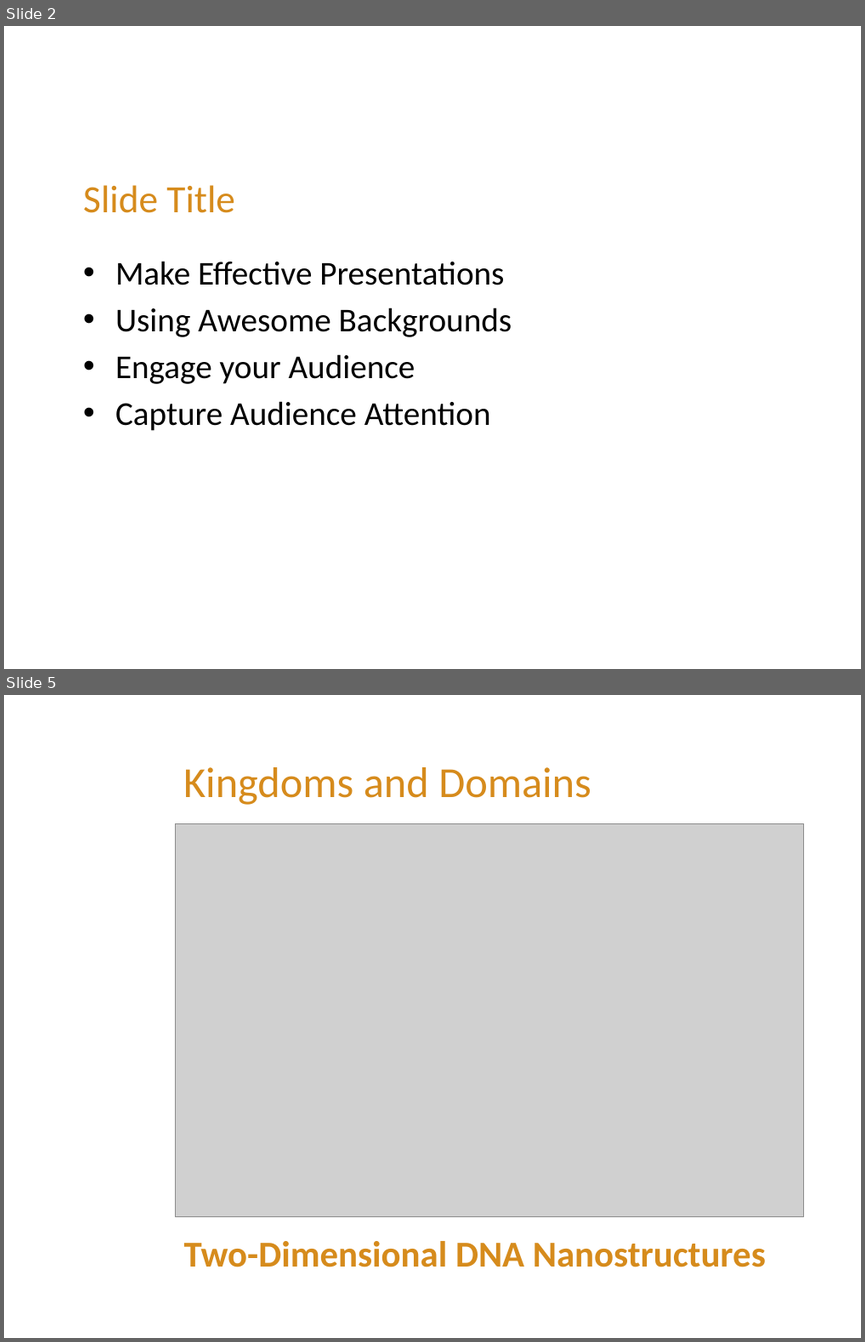
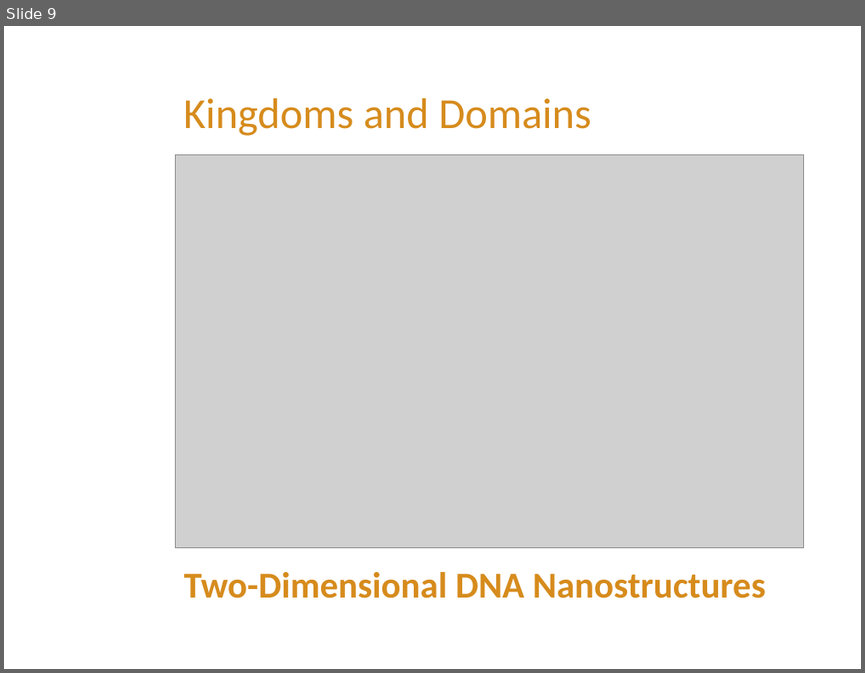
Before and after one commit to FeedMapping/Schema, a slide deck: slide/ppt/Mapping-Out.pptx. Shown one above the other, each under a label of ours: slides 2 and 5 before the commit, slide 9 after it; the slides between them are not shown. The pictures are 865x1342 and 865x673 pixels, drawn with LibreOffice and Linux fonts; fonts in the diff are those of the drawing; grey boxes stand for pictures; background and template pictures are left out. Boxes give left, top, right and bottom in pixels: in the first picture for what was removed or moved away, otherwise in the second. Text is boxed around its words. In the diff, an @@ line names an element or a change of style, - is before the commit and + after.

```diff
--- a/slide/ppt/Mapping-Out.pptx
+++ b/slide/ppt/Mapping-Out.pptx
@@ slide 2 removed at box(4, 26, 861, 669), background picture (left out) @@
@@ title removed at box(83, 185, 235, 213) @@
-Slide Title
@@ text removed at box(115, 261, 511, 431) @@
-• Make Effective Presentations
-• Using Awesome Backgrounds
-• Engage your Audience
-• Capture Audience Attention
@@ what was slide 5 is now slide 9 @@
```
Also in this commit, not shown: 5 slides changed, 4 slides added.
